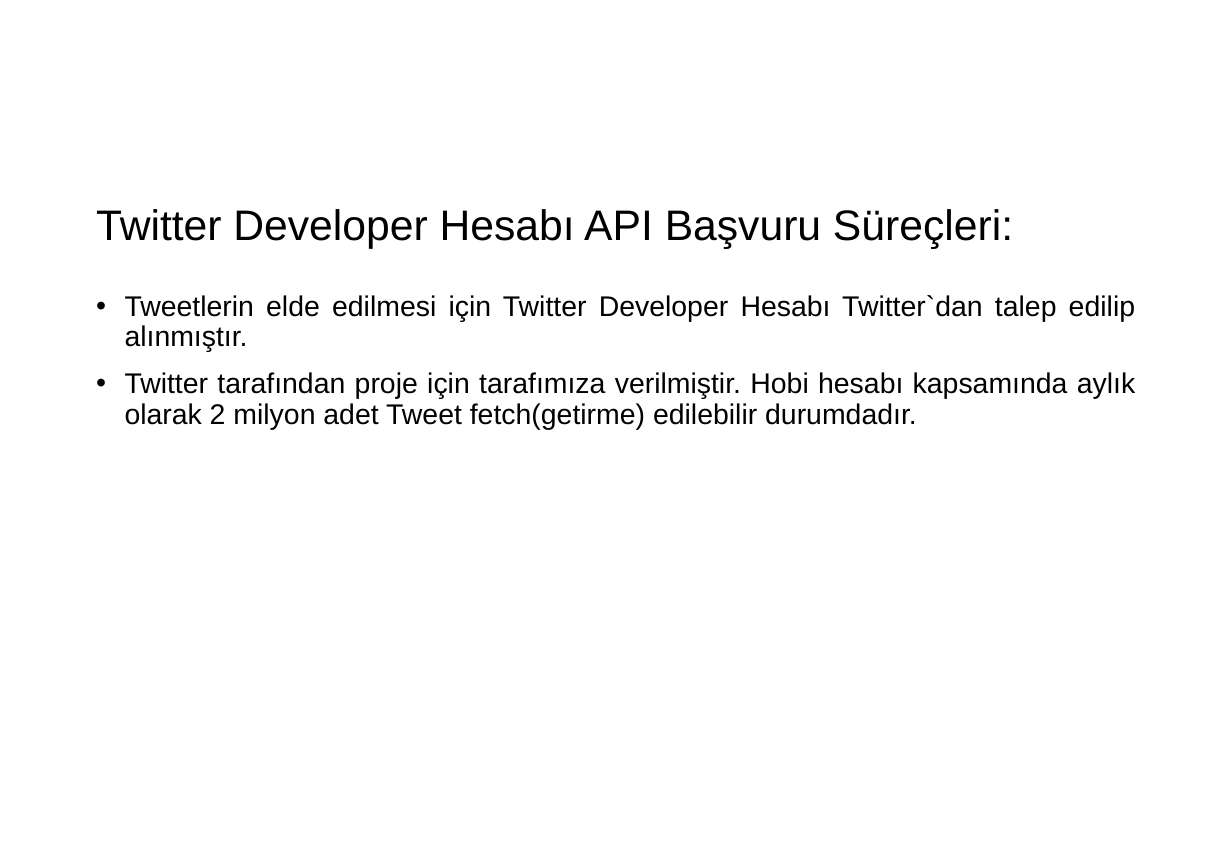
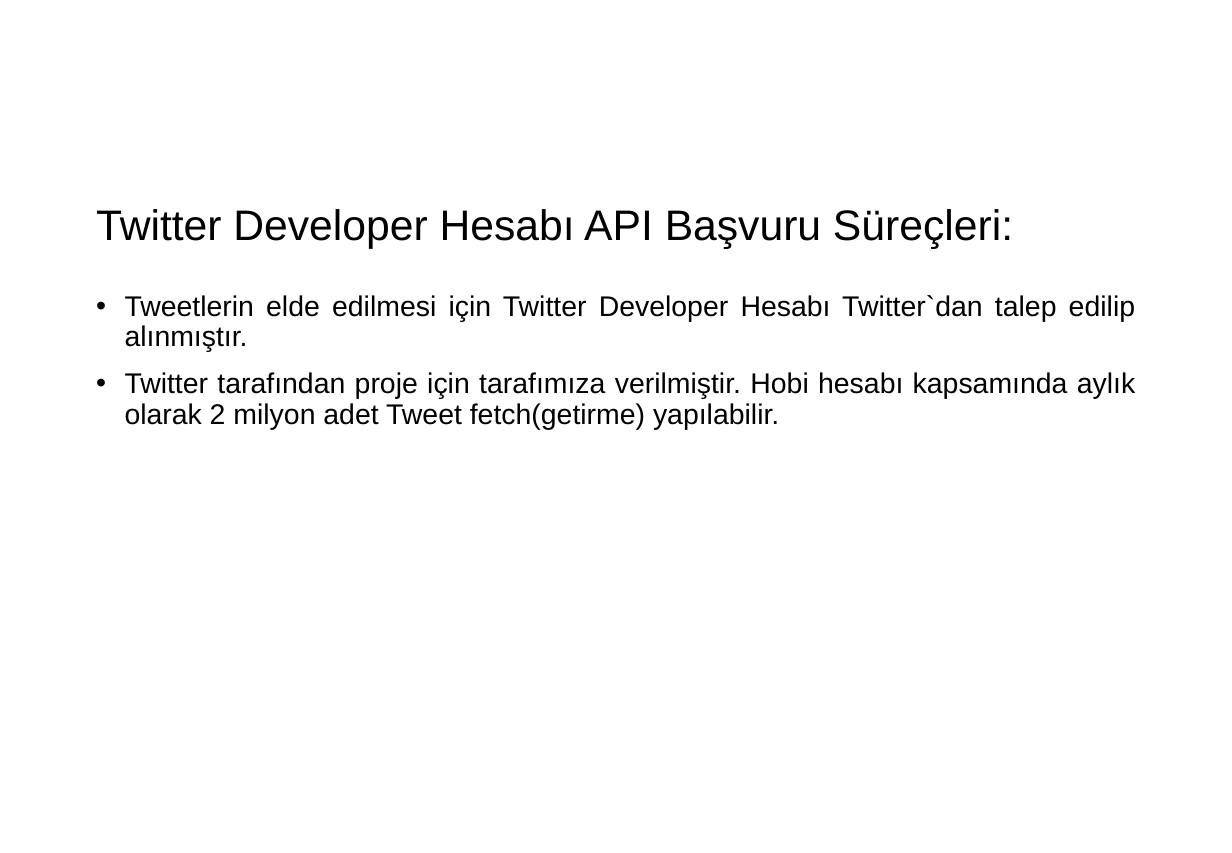
Before and after one commit to EnginKARATAS/twitter-sentiment-analyse, a slide deck: slide 6 of thesis/presentation.pptx. Drawn at 1232x853 pixels with LibreOffice and Linux fonts; fonts in the diff are those of the drawing; background and template pictures are left out. Boxes give left, top, right and bottom in pixels: in the first picture for what was removed or moved away, otherwise in the second. Text is boxed around its words. In the diff, an @@ line names an element or a change of style, - is before the commit and + after.

```diff
--- a/thesis/presentation.pptx
+++ b/thesis/presentation.pptx
@@ text at bbox=[125, 372, 1135, 429]: text changed @@
-• Twitter tarafından proje için tarafımıza verilmiştir. Hobi hesabı kapsamında aylık olarak 2 milyon adet Tweet fetch(getirme) edilebilir durumdadır.
+• Twitter tarafından proje için tarafımıza verilmiştir. Hobi hesabı kapsamında aylık olarak 2 milyon adet Tweet fetch(getirme) yapılabilir.
```
Also in this commit, not shown: 4 other slides changed, 1 slide added, 1 other file.
